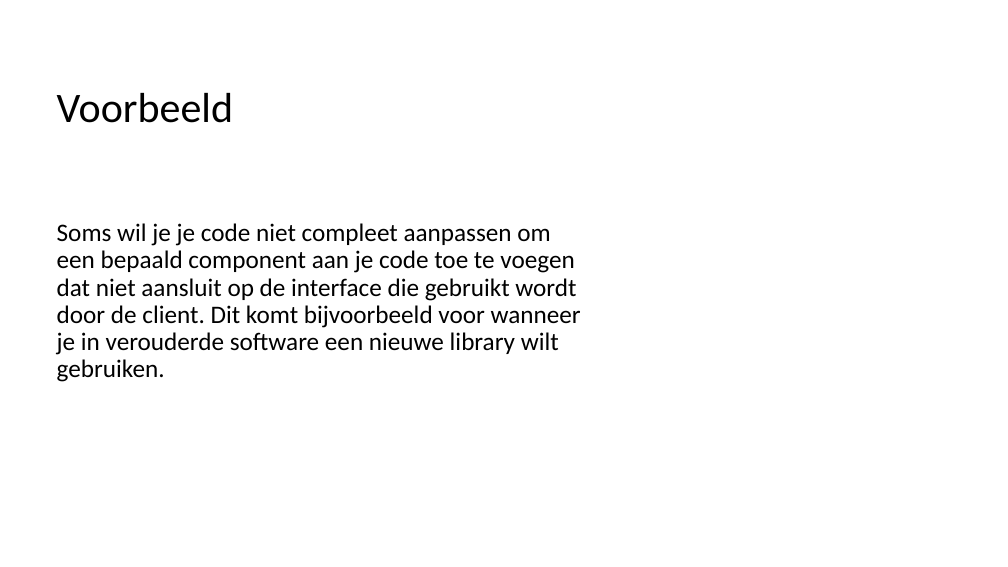
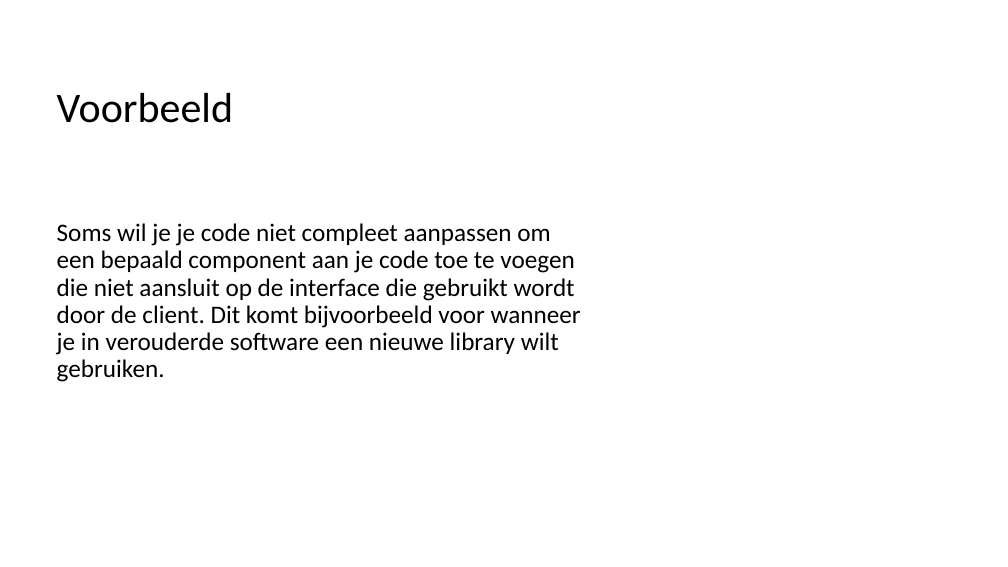
Before and after one commit to scvangils/TheVaultOrigineel, a slide deck: slide 4 of src/main/resources/Design Patterns/Adapter (1).pptx. Drawn at 1008x567 pixels with LibreOffice and Linux fonts; fonts in the diff are those of the drawing; background and template pictures are left out. Boxes give left, top, right and bottom in pixels: in the first picture for what was removed or moved away, otherwise in the second. Text is boxed around its words. In the diff, an @@ line names an element or a change of style, - is before the commit and + after.

```diff
--- a/src/main/resources/Design Patterns/Adapter (1).pptx
+++ b/src/main/resources/Design Patterns/Adapter (1).pptx
@@ text at [57, 223, 581, 382]: text changed @@
-Soms wil je je code niet compleet aanpassen om een bepaald component aan je code toe te voegen dat niet aansluit op de interface die gebruikt wordt door de client. Dit komt bijvoorbeeld voor wanneer je in verouderde software een nieuwe library wilt gebruiken.
+Soms wil je je code niet compleet aanpassen om een bepaald component aan je code toe te voegen die niet aansluit op de interface die gebruikt wordt door de client. Dit komt bijvoorbeeld voor wanneer je in verouderde software een nieuwe library wilt gebruiken.
```
Also in this commit, not shown: 1 other slide changed, 1 other file.
